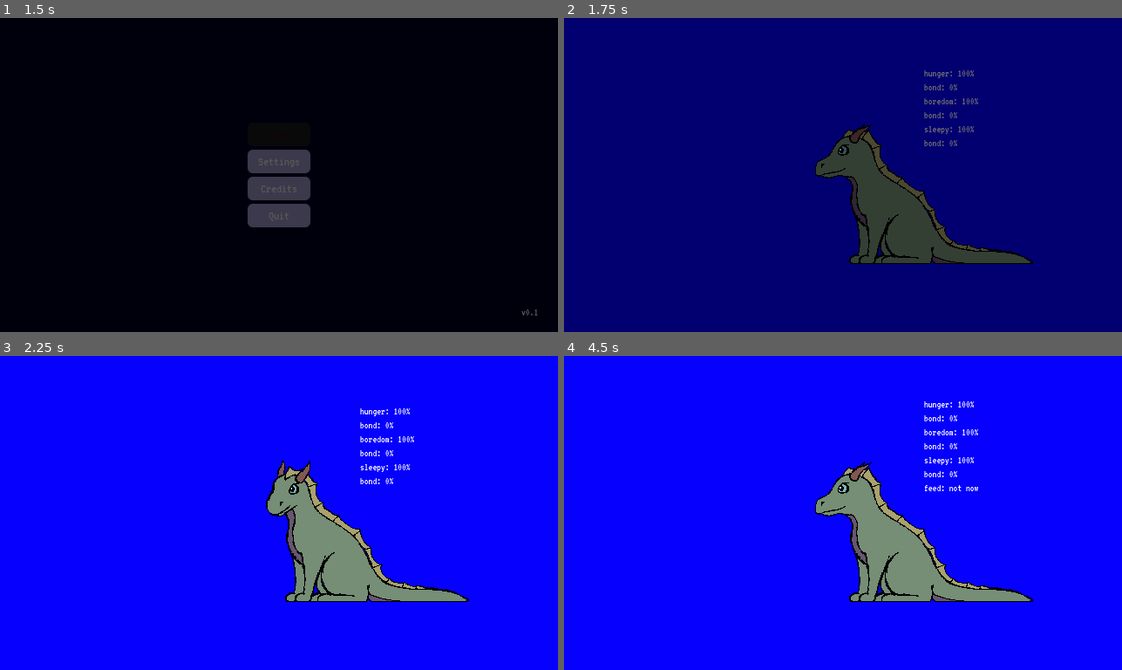
Above: before the commit, frames 1-4 (two rows, left to right).
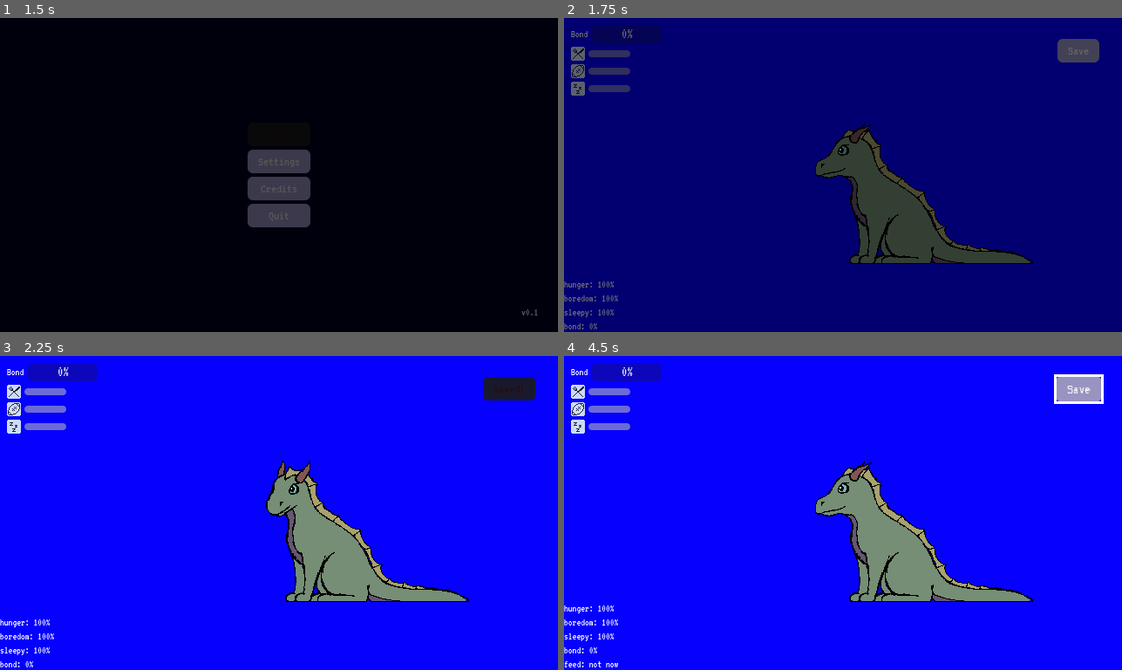
Above: after the commit, the same moments.

Repository: JeremyMarkWilcox/Pet-Game
Game: Godot game, scene res://core/ui/boot.tscn
Same seed, same stepped clock (60 frames per second), same inputs: the game is played once before the commit and once after it. Sound files missing from this copy of the repository are replaced by a short silence.
Inputs (mouse positions are in pixels of both pictures, inside the frame that each line leads up to):
- Up to frame 1 (1.5 s): click "Play" at 0.5 s; click "Play" at 1.25 s
- Up to frame 2 (1.75 s): no input
- Up to frame 3 (2.25 s): click (513, 387) at 2 s, where only the run after the commit has a clickable "Save"
- Up to frame 4 (4.5 s): tap Enter at 2.75 s; move the mouse to (909, 547) at 2.77 s; hold Right (ui_right) 2.78-3.5 s; click (909, 547) at 2.92 s; click "Feed" at 3.5 s; move the mouse to (731, 528) at 4.27 s; hold Down (ui_down) from 4.28 s (still down)

Frame 1 is identical in both runs. In frame 2, 2.8% of the frame differs, in the area x 0-96%, y 2-100%; in frame 3, 3.0%; in frame 4, 3.3%, in the area x 0-97%, y 2-100%.

Commit message:
added save button and more

Diff:
--- a/game/game.tscn
+++ b/game/game.tscn
@@ -18,6 +18,8 @@
 [ext_resource type="Script" uid="uid://brts7u4aslwat" path="res://game/pet/action_button.gd" id="9_hb504"]
 [ext_resource type="PackedScene" uid="uid://n7uv2aldgp81" path="res://game/pet/pet/pet.tscn" id="10_4cobl"]
 [ext_resource type="Script" uid="uid://cqbjq0ynsoqwx" path="res://game/pet/interaction_panel.gd" id="11_ln7ps"]
+[ext_resource type="Script" uid="uid://doiubreqv8ijg" path="res://game/pet/pet/status_panel.gd" id="11_pxxsx"]
+[ext_resource type="Script" uid="uid://dm0vb5k5y47yx" path="res://game/pet/pet/save_button.gd" id="14_u8s88"]
 
 [node name="Game" type="Control" unique_id=670230050 node_paths=PackedStringArray("pause_menu", "needs_system")]
 layout_mode = 3
@@ -57,17 +59,12 @@
 
 [node name="NeedsDebugLabel" type="Label" parent="." unique_id=763086249 node_paths=PackedStringArray("needs_system", "bond_system")]
 layout_mode = 1
-anchors_preset = 8
-anchor_left = 0.5
-anchor_top = 0.5
-anchor_right = 0.5
-anchor_bottom = 0.5
-offset_left = 99.0
-offset_top = -89.0
-offset_right = 149.0
-offset_bottom = -64.0
-grow_horizontal = 2
-grow_vertical = 2
+anchors_preset = 2
+anchor_top = 1.0
+anchor_bottom = 1.0
+offset_top = -25.0
+offset_right = 50.0
+grow_vertical = 0
 text = "Stats"
 script = ExtResource("8_ee6o4")
 needs_system = NodePath("../Systems/NeedsSystem")
@@ -80,6 +77,30 @@
 offset_right = 425.0
 offset_bottom = 320.0
 needs_system = NodePath("../Systems/NeedsSystem")
+
+[node name="StatusPanel" type="VBoxContainer" parent="." unique_id=1050979910 node_paths=PackedStringArray("needs_system", "bond_system", "bond_bar")]
+layout_mode = 1
+offset_left = 8.0
+offset_top = 8.0
+offset_right = 48.0
+offset_bottom = 48.0
+script = ExtResource("11_pxxsx")
+needs_system = NodePath("../Systems/NeedsSystem")
+bond_system = NodePath("../Systems/BondSystem")
+bond_bar = NodePath("BondRow/BondBar")
+
+[node name="BondRow" type="HBoxContainer" parent="StatusPanel" unique_id=669594676]
+layout_mode = 2
+
+[node name="BondLabel" type="Label" parent="StatusPanel/BondRow" unique_id=1442513266]
+layout_mode = 2
+text = "Bond"
+
+[node name="BondBar" type="ProgressBar" parent="StatusPanel/BondRow" unique_id=860023589]
+custom_minimum_size = Vector2(80, 10)
+layout_mode = 2
+max_value = 1.0
+step = 0.0
 
 [node name="InteractionPanel" type="HBoxContainer" parent="." unique_id=1372412126 node_paths=PackedStringArray("pet")]
 layout_mode = 1
@@ -117,6 +138,20 @@
 action_id = &"pet"
 needs_system = NodePath("../../Systems/NeedsSystem")
 
+[node name="SaveButton" type="Button" parent="." unique_id=313766050 node_paths=PackedStringArray("pet_save")]
+layout_mode = 1
+anchors_preset = 1
+anchor_left = 1.0
+anchor_right = 1.0
+offset_left = -50.0
+offset_top = 24.0
+offset_right = -26.0
+offset_bottom = 36.0
+grow_horizontal = 0
+text = "Save"
+script = ExtResource("14_u8s88")
+pet_save = NodePath("../Systems/PetSave")
+
 [node name="Menus" type="Node" parent="." unique_id=2028236517]
 
 [node name="PauseMenu" parent="Menus" unique_id=1641965247 node_paths=PackedStringArray("settings_menu") instance=ExtResource("2_m71xk")]
--- a/game/pet/needs/boredom.tres
+++ b/game/pet/needs/boredom.tres
@@ -1,10 +1,12 @@
 [gd_resource type="Resource" script_class="NeedData" format=3 uid="uid://d1ptpuylddq00"]
 
 [ext_resource type="Script" uid="uid://c3kq1ndplnwlm" path="res://game/pet/needs/need_data.gd" id="1_h8dkc"]
+[ext_resource type="Texture2D" uid="uid://cbarx78f4huh7" path="res://assets/art/pet/icons/icon_bored.png" id="1_iwprg"]
 
 [resource]
 script = ExtResource("1_h8dkc")
 id = &"boredom"
 action_id = &"play"
+icon = ExtResource("1_iwprg")
 hours_full_to_empty = 3.0
 metadata/_custom_type_script = "uid://c3kq1ndplnwlm"
--- a/game/pet/needs/needs_debug_label.gd
+++ b/game/pet/needs/needs_debug_label.gd
@@ -3,10 +3,12 @@
 
 @export var needs_system: NeedsSystem
 @export var bond_system: BondSystem
-@export var _last_reaction := ""
+
+var _last_reaction := ""
 
 
 func _ready() -> void:
+	visible = OS.is_debug_build()
 	needs_system.need_changed.connect(_on_need_changed)
 	needs_system.action_handled.connect(_on_action_handled)
 	bond_system.bond_changed.connect(func(_value: float) -> void: _refresh())
@@ -26,7 +28,7 @@
 	var lines: PackedStringArray = []
 	for need in needs_system.needs:
 		lines.append("%s: %d%%" % [need.id, roundi(needs_system.get_value(need.id) * 100.0)])
-		lines.append("bond: %d%%" % roundi(bond_system.get_bond() * 100.0))
+	lines.append("bond: %d%%" % roundi(bond_system.get_bond() * 100.0))
 	if _last_reaction != "":
 		lines.append(_last_reaction)
 	text 	= "\n".join(lines)
--- a/game/pet/needs/sleepy.tres
+++ b/game/pet/needs/sleepy.tres
@@ -1,10 +1,12 @@
 [gd_resource type="Resource" script_class="NeedData" format=3 uid="uid://bk3m7dlnam7t1"]
 
+[ext_resource type="Texture2D" uid="uid://dy8rey2cfwguh" path="res://assets/art/pet/icons/icon_sleepy.png" id="1_rro76"]
 [ext_resource type="Script" uid="uid://c3kq1ndplnwlm" path="res://game/pet/needs/need_data.gd" id="1_v4epj"]
 
 [resource]
 script = ExtResource("1_v4epj")
 id = &"sleepy"
 action_id = &"pet"
+icon = ExtResource("1_rro76")
 hours_full_to_empty = 6.0
 metadata/_custom_type_script = "uid://c3kq1ndplnwlm"
--- a/game/pet/pet.gd
+++ b/game/pet/pet.gd
@@ -59,7 +59,7 @@
 	need_bubble.visible = need != null
 	if need:
 		need_icon.texture = need.icon
-		need_label.text = String(need.id) if need.icon == null else ""
+	#need_label.text = String(need.id) if need.icon == null else ""
 
 
 ## The requested need with the lowest value, or null if the pet is content.
--- a/game/pet/pet/pet.tscn
+++ b/game/pet/pet/pet.tscn
@@ -192,7 +192,7 @@
 sprite = NodePath("Sprite")
 need_bubble = NodePath("NeedBubble")
 need_icon = NodePath("NeedBubble/HBoxContainer/NeedIcon")
-need_label = NodePath("NeedBubble/HBoxContainer/NeedLabel")
+need_label = NodePath("")
 growl_sound = ExtResource("2_1o875")
 
 [node name="Sprite" type="AnimatedSprite2D" parent="." unique_id=1800547036]
@@ -215,7 +215,5 @@
 [node name="NeedIcon" type="TextureRect" parent="NeedBubble/HBoxContainer" unique_id=1853013214]
 custom_minimum_size = Vector2(16, 16)
 layout_mode = 2
+size_flags_horizontal = 3
 expand_mode = 1
-
-[node name="NeedLabel" type="Label" parent="NeedBubble/HBoxContainer" unique_id=1143470890]
-layout_mode = 2
--- /dev/null
+++ b/game/pet/pet/save_button.gd
@@ -0,0 +1,26 @@
+extends Button
+## Manual save, with a short "Saved!" confirmation so players know it worked.
+
+@export var pet_save: PetSave
+@export var saved_text := "Saved!"
+@export_range(0.5, 5.0, 0.5, "suffix:s") var confirm_time := 1.5
+
+var _normal_text := ""
+
+
+func _ready() -> void:
+	_normal_text = text
+	pressed.connect(_on_pressed)
+
+
+func _on_pressed() -> void:
+	if not pet_save.save_game():
+		return
+	text = saved_text
+	disabled = true
+	get_tree().create_timer(confirm_time).timeout.connect(_restore)
+
+
+func _restore() -> void:
+	text = _normal_text
+	disabled = false
--- /dev/null
+++ b/game/pet/pet/status_panel.gd
@@ -0,0 +1,45 @@
+extends VBoxContainer
+## Always-visible status: the bond bar plus one small bar per need, built from NeedsSystem's list.
+
+@export var needs_system: NeedsSystem
+@export var bond_system: BondSystem
+@export var bond_bar: ProgressBar
+@export var need_bar_size := Vector2(48, 8)
+
+var _need_bars: Dictionary[StringName, ProgressBar] = {}
+
+
+func _ready() -> void:
+	for need in needs_system.needs:
+		_add_need_row(need)
+	needs_system.need_changed.connect(_on_need_changed)
+	bond_system.bond_changed.connect(_on_bond_changed)
+	_on_bond_changed(bond_system.get_bond())
+
+
+func _add_need_row(need: NeedData) -> void:
+	var row := HBoxContainer.new()
+	var icon := TextureRect.new()
+	icon.texture = need.icon
+	icon.custom_minimum_size = Vector2(16, 16)
+	icon.stretch_mode = TextureRect.STRETCH_KEEP_CENTERED
+	var bar := ProgressBar.new()
+	bar.max_value = 1.0
+	bar.step = 0.0
+	bar.show_percentage = false
+	bar.custom_minimum_size = need_bar_size
+	bar.size_flags_vertical = Control.SIZE_SHRINK_CENTER
+	bar.value = needs_system.get_value(need.id)
+	row.add_child(icon)
+	row.add_child(bar)
+	add_child(row)
+	_need_bars[need.id] = bar
+
+
+func _on_need_changed(id: StringName, value: float) -> void:
+	if _need_bars.has(id):
+		_need_bars[id].value = value
+
+
+func _on_bond_changed(value: float) -> void:
+	bond_bar.value = value
--- a/game/pet/pet_save.gd
+++ b/game/pet/pet_save.gd
@@ -34,7 +34,7 @@
 	save_game()
 
 
-func save_game() -> void:
+func save_game() -> bool:
 	_time_since_save = 0.0
 	var data := {
 		"version": SAVE_VERSION,
@@ -45,10 +45,11 @@
 	var file := FileAccess.open(SAVE_PATH, FileAccess.WRITE)
 	if file == null:
 		push_warning("PetSave: could not write %s (error %d)" % [SAVE_PATH, FileAccess.get_open_error()])
-		return
+		return false
 	file.store_string(JSON.stringify(data, "\t"))
 	file.close()
 	saved.emit()
+	return true
 
 
 func load_game() -> void:
Not shown, added: game/pet/pet/save_button.gd.uid
Not shown, added: game/pet/pet/status_panel.gd.uid
